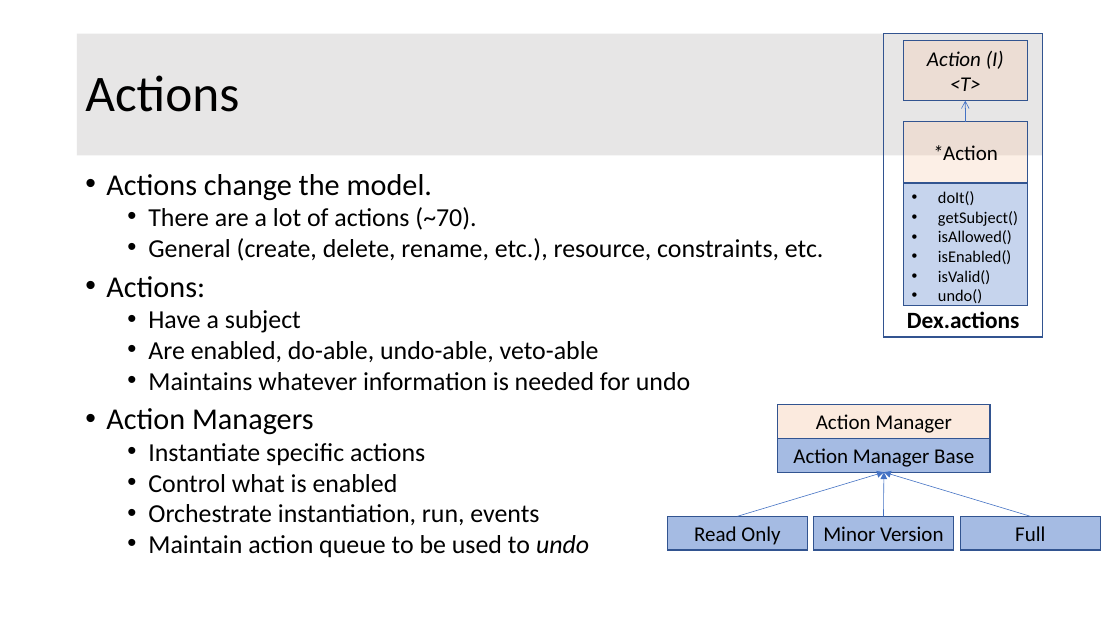
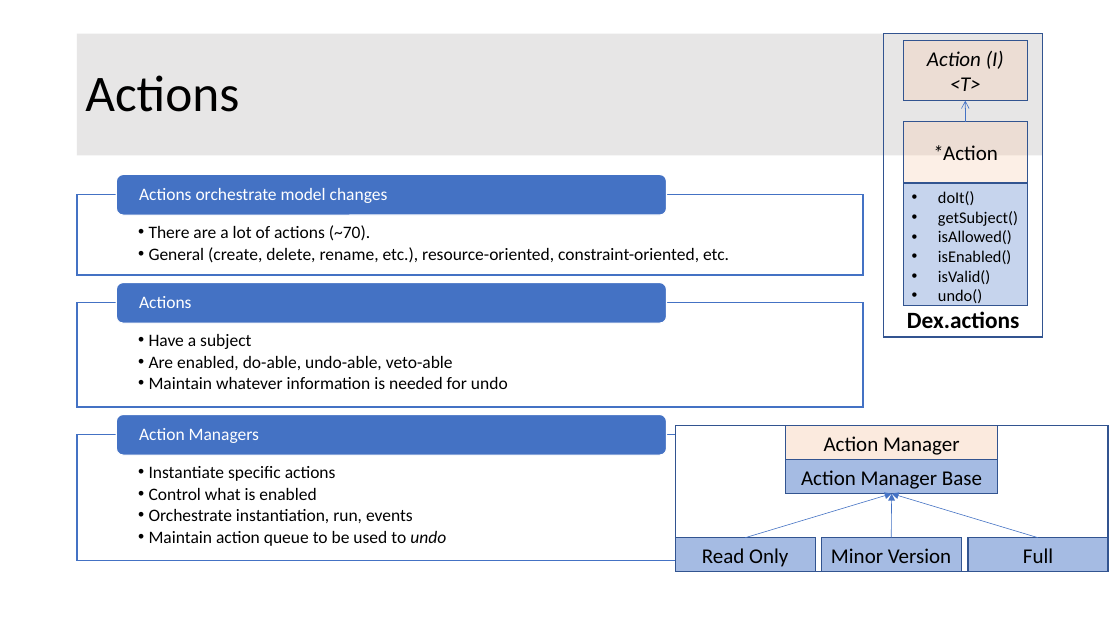
Before and after one commit to OpenTravel/OTM-DE-Utilities, a slide deck: slide 6 of otm-dex/OTM-DEX Architecture.pptx. Drawn at 1120x630 pixels with LibreOffice and Linux fonts; fonts in the diff are those of the drawing. Boxes give left, top, right and bottom in pixels: in the first picture for what was removed or moved away, otherwise in the second. Text is boxed around its words. In the diff, an @@ line names an element or a change of style, - is before the commit and + after.

```diff
--- a/otm-dex/OTM-DEX Architecture.pptx
+++ b/otm-dex/OTM-DEX Architecture.pptx
@@ text removed at (106,174,824,558) @@
-• Actions change the model.
-  • There are a lot of actions (~70).
-  • General (create, delete, rename, etc.), resource, constraints, etc.
-• Actions:
-  • Have a subject
-  • Are enabled, do-able, undo-able, veto-able
-  • Maintains whatever information is needed for undo
-• Action Managers
-  • Instantiate specific actions
-  • Control what is enabled
-  • Orchestrate instantiation, run, events
-  • Maintain action queue to be used to undo
@@ group added at (77,175,864,561): 6 texts, 3 rectangles, 3 rounded rectangles @@
+  • There are a lot of actions (~70).
+  • General (create, delete, rename, etc.), resource-oriented, constraint-oriented, etc.
+Actions orchestrate model changes
+  • Have a subject
+  • Are enabled, do-able, undo-able, veto-able
+  • Maintain whatever information is needed for undo
+Actions
+  • Instantiate specific actions
+  • Control what is enabled
+  • Orchestrate instantiation, run, events
+  • Maintain action queue to be used to undo
+Action Managers
@@ rectangle added at (676,426,1108,571), fill #FFFFFF, outline #325491 1 pt @@
@@ arrow moved from (738, 517) - (884, 472) to (745, 538) - (892, 494) @@
@@ arrow moved from (884, 517) - (884, 472) to (891, 538) - (892, 494) @@
@@ 5 rectangles, 1 arrow: place and size @@
-5 rectangles, 1 arrow at (668,405,1101,550)
+5 rectangles, 1 arrow at (676,426,1109,571)
```
Also in this commit, not shown: 32 other slides changed, 7 slides added, 8 slides removed, 5 other files.
